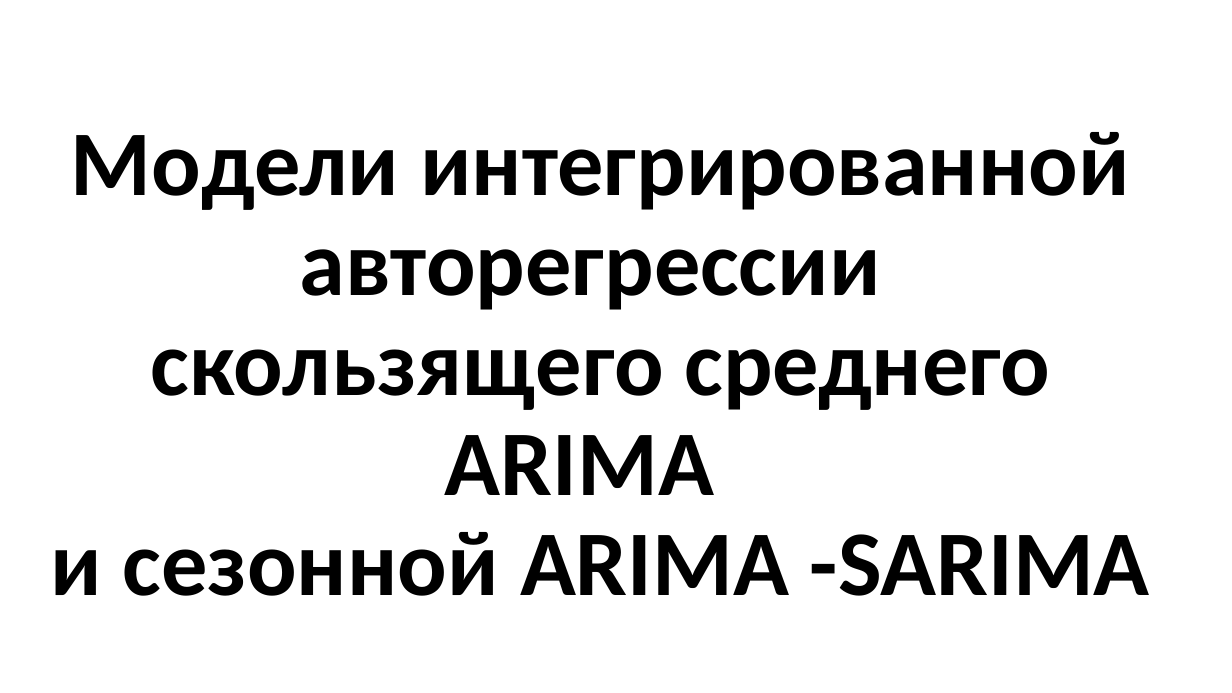
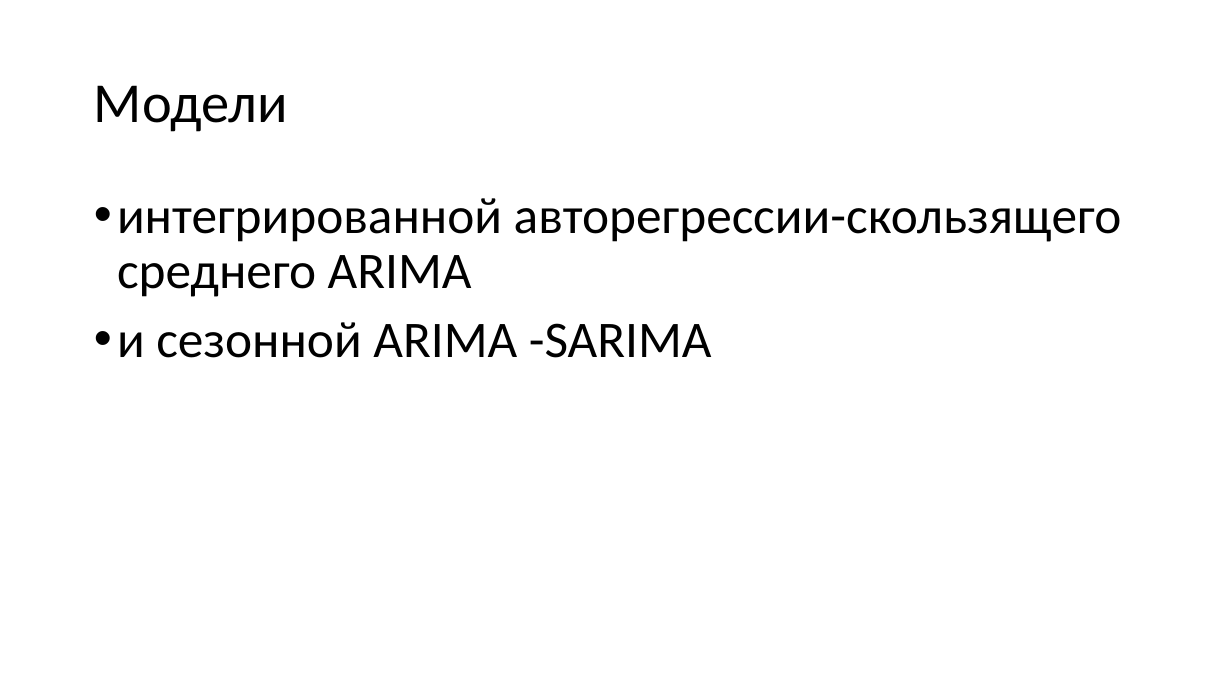
Before and after one commit to MVRonkin/TimeSeriesCourse, a slide deck: slide 19 of 2025/LEC/04-1 ARIMA new.pptx. Drawn at 1232x693 pixels with LibreOffice and Linux fonts; fonts in the diff are those of the drawing. Boxes give left, top, right and bottom in pixels: in the first picture for what was removed or moved away, otherwise in the second. Text is boxed around its words. In the diff, an @@ line names an element or a change of style, - is before the commit and + after.

```diff
--- a/2025/LEC/04-1 ARIMA new.pptx
+++ b/2025/LEC/04-1 ARIMA new.pptx
@@ title added at bbox=[94, 85, 288, 132], 44 pt, text #000000 @@
+Модели
@@ text "интегрированной авторегрессии-скользящего среднего ARIMA" at bbox=[117, 198, 1122, 358]: vertical alignment bottom to top @@
@@ text at bbox=[117, 198, 1122, 358]: text changed; size 72 to 40 pt; bold off @@
-Модели интегрированной авторегрессии
-скользящего среднего
-ARIMA
-и сезонной ARIMA -SARIMA
+• интегрированной авторегрессии-скользящего среднего ARIMA
+• и сезонной ARIMA -SARIMA
```
Also in this commit, not shown: 4 other slides changed.
